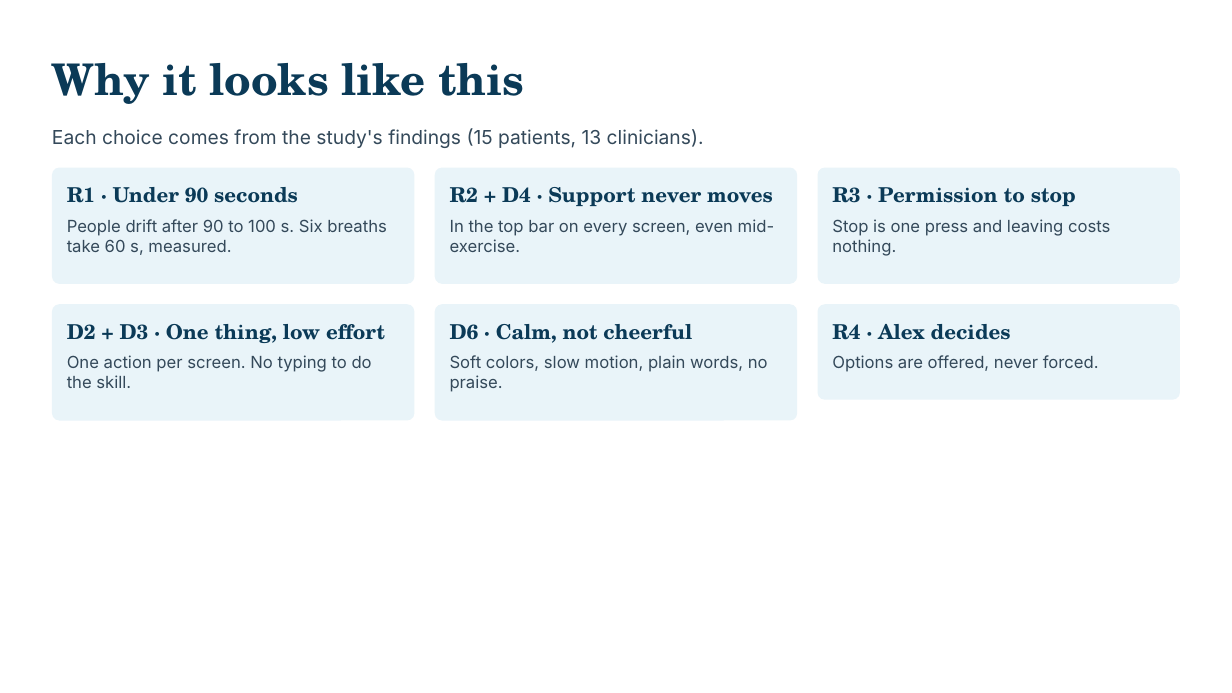
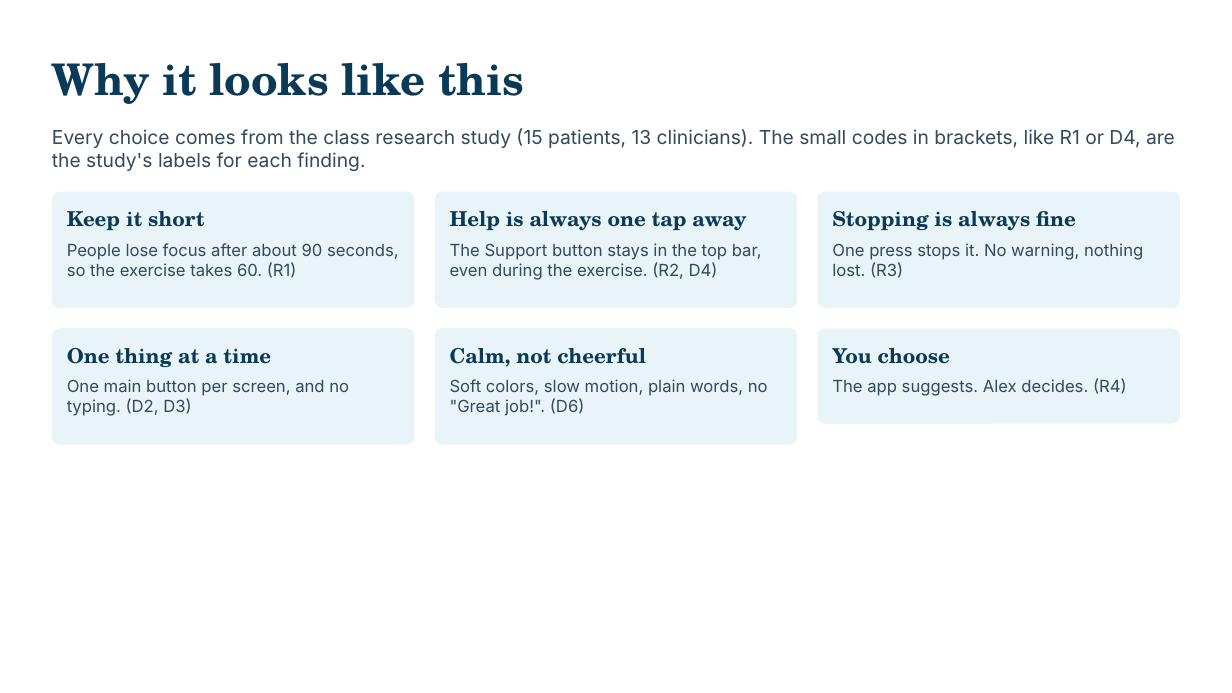
Before and after one commit to Kelvin-prog-stu/mental-health-skills, a slide deck: slide 4 of docs/presentation/Breathe60-presentation.pptx. Drawn at 1232x693 pixels with LibreOffice and Linux fonts; fonts in the diff are those of the drawing. Boxes give left, top, right and bottom in pixels: in the first picture for what was removed or moved away, otherwise in the second. Text is boxed around its words. In the diff, an @@ line names an element or a change of style, - is before the commit and + after.

```diff
--- a/docs/presentation/Breathe60-presentation.pptx
+++ b/docs/presentation/Breathe60-presentation.pptx
@@ text at [52,128,1175,171]: text changed @@
-Each choice comes from the study's findings (15 patients, 13 clinicians).
+Every choice comes from the class research study (15 patients, 13 clinicians). The small codes in brackets, like R1 or D4, are the study's labels for each finding.
@@ text at [67,211,205,230]: text changed @@
-R1 · Under 90 seconds
+Keep it short
@@ text at [450,211,746,231]: text changed @@
-R2 + D4 · Support never moves
+Help is always one tap away
@@ text at [832,211,1076,231]: text changed @@
-R3 · Permission to stop
+Stopping is always fine
@@ text at [67,243,399,278]: text changed @@
-People drift after 90 to 100 s. Six breaths take 60 s, measured.
+People lose focus after about 90 seconds, so the exercise takes 60. (R1)
@@ text at [450,243,762,280]: text changed @@
-In the top bar on every screen, even mid-exercise.
+The Support button stays in the top bar, even during the exercise. (R2, D4)
@@ text at [832,243,1143,278]: text changed @@
-Stop is one press and leaving costs nothing.
+One press stops it. No warning, nothing lost. (R3)
@@ 6 rounded rectangles: place and size @@
-6 rounded rectangles at [52,167,1180,421]
+6 rounded rectangles at [52,191,1180,445]
@@ text at [67,348,271,367]: text changed @@
-D2 + D3 · One thing, low effort
+One thing at a time
@@ text at [450,348,646,367]: text changed @@
-D6 · Calm, not cheerful
+Calm, not cheerful
@@ text at [832,348,950,364]: text changed @@
-R4 · Alex decides
+You choose
@@ text at [67,379,349,416]: text changed @@
-One action per screen. No typing to do the skill.
+One main button per screen, and no typing. (D2, D3)
@@ text at [450,379,768,416]: text changed @@
-Soft colors, slow motion, plain words, no praise.
+Soft colors, slow motion, plain words, no "Great job!". (D6)
@@ text at [832,379,1127,396]: text changed @@
-Options are offered, never forced.
+The app suggests. Alex decides. (R4)
```
Also in this commit, not shown: 16 other files.
